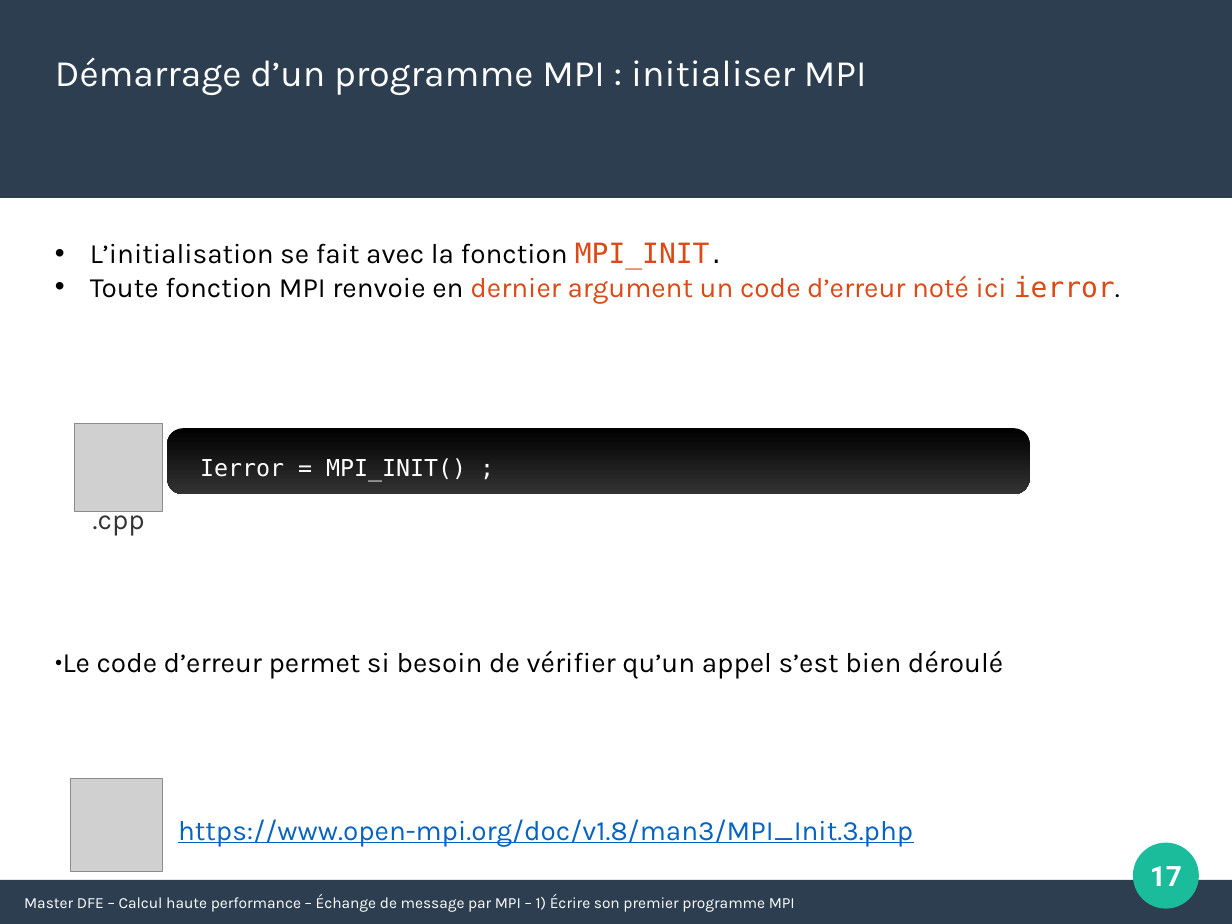
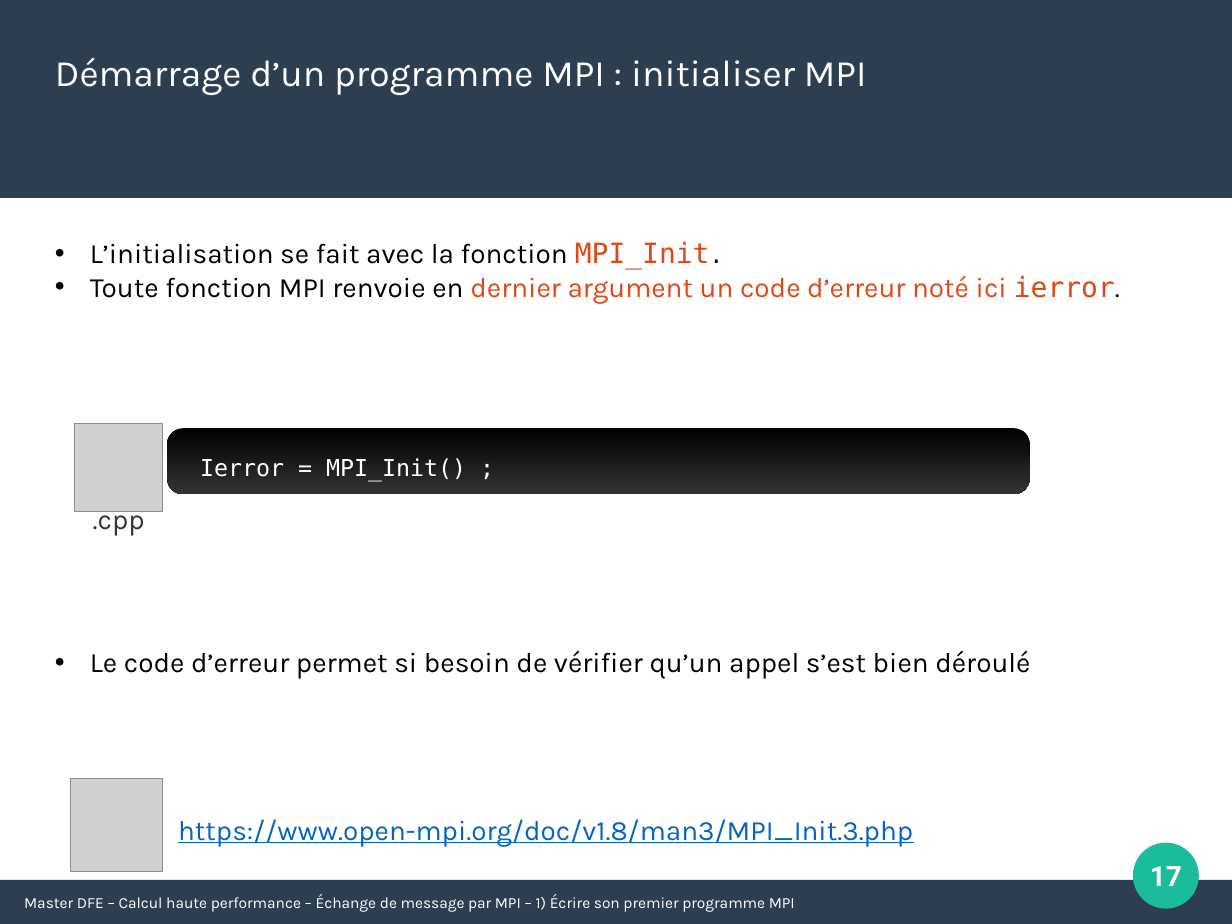
Before and after one commit to Maison-de-la-Simulation/HPC-DFE-Paris-Saclay, a slide deck: slide 17 of support/MPI.pptx. Drawn at 1232x924 pixels with LibreOffice and Linux fonts; fonts in the diff are those of the drawing; grey boxes stand for pictures. Boxes give left, top, right and bottom in pixels: in the first picture for what was removed or moved away, otherwise in the second. Text is boxed around its words. In the diff, an @@ line names an element or a change of style, - is before the commit and + after.

```diff
--- a/support/MPI.pptx
+++ b/support/MPI.pptx
@@ text at box(90, 241, 710, 269): text changed @@
-• L’initialisation se fait avec la fonction MPI_INIT.
+• L’initialisation se fait avec la fonction MPI_Init.
@@ text at box(200, 458, 466, 481): text changed @@
-Ierror = MPI_INIT() ;
+Ierror = MPI_Init() ;
@@ text "Le code d’erreur permet si ..." at box(90, 650, 1030, 679): bullet ● to • @@
```
Also in this commit, not shown: 8 other slides changed, 2 slides added, 1 other file.
